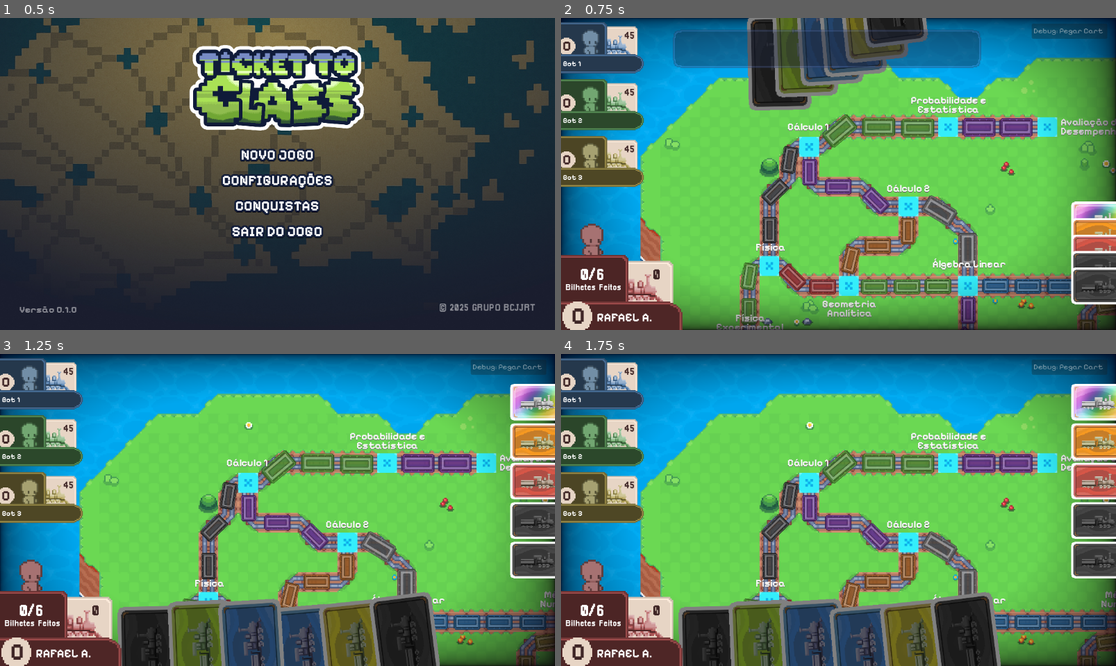
Above: before the commit, frames 1-4 (two rows, left to right).
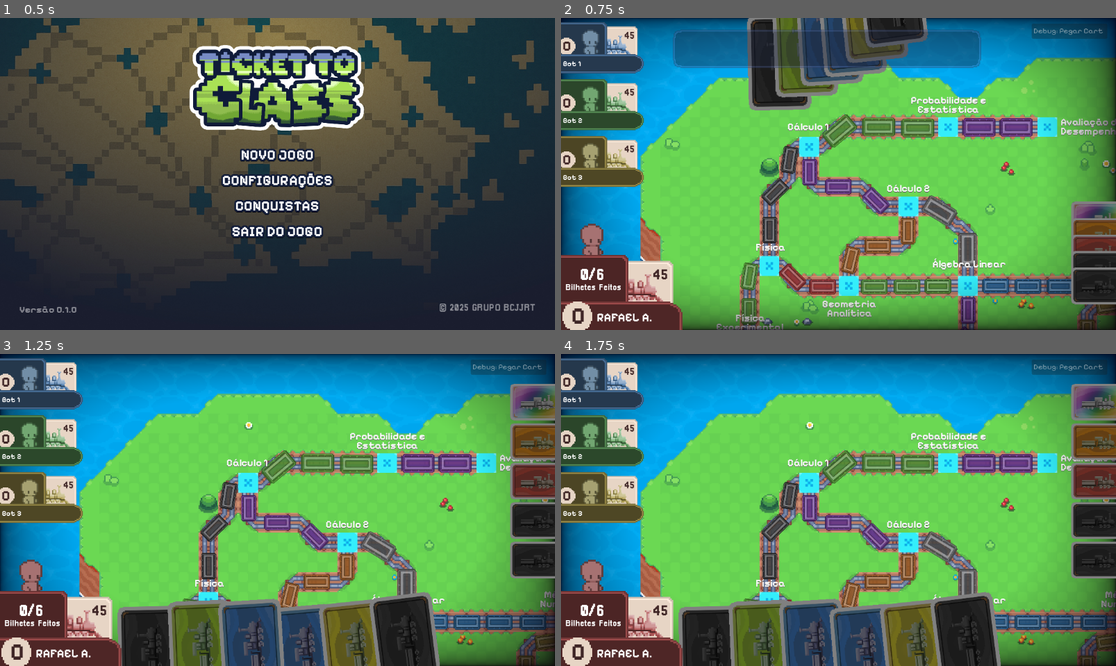
Above: after the commit, the same moments.

Repository: rafaamparo/ticket-to-ride-es2
Game: Godot game, scene res://scenes/main_menu.tscn
Two runs of this game, one before a commit and one after it. Both use one fixed random seed, a clock stepped at 60 frames per second and the inputs below.
Inputs (mouse positions are in pixels of both pictures, inside the frame that each line leads up to):
- Up to frame 1 (0.5 s): no input
- Up to frame 2 (0.75 s): tap Enter at 0.5 s; drag from (838, 155) to (894, 105) at 0.52 s
- Up to frame 3 (1.25 s): no input
- Up to frame 4 (1.75 s): tap Space at 1.25 s; drag from (710, 653) to (866, 653) at 1.27 s

Frame 1 is identical in both runs. In frame 2, 2.6% of the frame differs, in the area x 16-100%, y 58-92%; in frame 3, 4.7%, in the area x 16-100%, y 9-84%; in frame 4, 4.7%.

Commit message:
feat: update scoring logic for capturing routes and enhance card purchase management

Diff:
--- a/game_assets/classes/jogador.gd
+++ b/game_assets/classes/jogador.gd
@@ -91,7 +91,7 @@
 		if trilha.cores_map[trilha.cor_trilha] == 7:
 			trilha.cor_trilha = trilha.cores_map_reverse[cartas_a_serem_usadas[0].card_index]
 		trilha.capturar_trilha()
-		pontos -= num_vagoes_necessarios
+		pontos += num_vagoes_necessarios
 		trens -= num_vagoes_necessarios
 		caminhosCapturados.append(trilha)
 		return true # Capturou uma rota com sucesso
--- a/game_assets/game_scene/object_scenes/jogador_bot_box.gd
+++ b/game_assets/game_scene/object_scenes/jogador_bot_box.gd
@@ -33,8 +33,10 @@
 # Called every frame. 'delta' is the elapsed time since the previous frame.
 func _process(delta: float) -> void:
 	$Nome.text = jogadorSelecionado.nome;
-	$bilhetes.text = str(len(jogadorSelecionado.cartas_destino))
-	$pontos.text = str(jogadorSelecionado.trens)
+	#$bilhetes.text = str(len(jogadorSelecionado.cartas_destino))
+	$pontos.text = str(jogadorSelecionado.pontos)
+	$trens.text = str(jogadorSelecionado.trens)
+
 	if $TexturaFundo:
 		$TexturaFundo.texture = load(cores_dict[jogadorSelecionado.cor]["textura_caixa"])
 	if $Personagem:
--- a/game_assets/game_scene/object_scenes/jogador_bot_box.tscn
+++ b/game_assets/game_scene/object_scenes/jogador_bot_box.tscn
@@ -48,7 +48,7 @@
 "
 metadata/_edit_group_ = true
 
-[node name="bilhetes" type="Label" parent="."]
+[node name="pontos" type="Label" parent="."]
 layout_mode = 2
 offset_left = 3.0
 offset_top = 31.0
@@ -61,7 +61,7 @@
 "
 metadata/_edit_group_ = true
 
-[node name="pontos" type="Label" parent="."]
+[node name="trens" type="Label" parent="."]
 layout_mode = 2
 offset_left = 131.0
 offset_top = 19.0
--- a/game_assets/game_scene/object_scripts/cartas_mao_jogador.gd
+++ b/game_assets/game_scene/object_scripts/cartas_mao_jogador.gd
@@ -215,7 +215,8 @@
 					if trilha_detectada.cores_map[trilha_detectada.cor_trilha] == 7:
 						trilha_detectada.cor_trilha = trilha_detectada.cores_map_reverse[actual_card_being_dragged.card_index]
 					trilha_detectada.capturar_trilha()
-					jogador_principal.pontos -= num_vagoes_necessarios
+					jogador_principal.pontos += num_vagoes_necessarios
+					jogador_principal.trens -= num_vagoes_necessarios
 
 					cardBeingDragged = null
 					gerenciadorDeTrilhosRef.unhighlight_all_trilhas()
@@ -339,6 +340,7 @@
 func _process(_delta: float) -> void:
 	if not jogador_principal: return
 	$"../GUI/Jogador Principal/pontos".text = str(jogador_principal.pontos)
+	$"../GUI/Jogador Principal/trens".text = str(jogador_principal.trens)
 
 	if gerenciadorDeFluxoDeJogo.pausar_jogador_principal:
 		for carta in jogador_principal.cartas:
--- a/project.godot
+++ b/project.godot
@@ -15,10 +15,6 @@
 config/features=PackedStringArray("4.3", "Forward Plus")
 config/icon="res://icon.svg"
 
-[display]
-
-window/size/resizable=false
-
 [input]
 
 MouseWheelDown={
--- a/scenes/game_scene.tscn
+++ b/scenes/game_scene.tscn
@@ -2001,7 +2001,7 @@
 theme_override_font_sizes/font_size = 18
 text = "Bilhetes Feitos"
 
-[node name="bilhetes" type="Label" parent="GUI/Jogador Principal"]
+[node name="pontos" type="Label" parent="GUI/Jogador Principal"]
 layout_mode = 0
 offset_left = 21.0
 offset_top = 116.0
@@ -2013,7 +2013,7 @@
 text = "0
 "
 
-[node name="pontos" type="Label" parent="GUI/Jogador Principal"]
+[node name="trens" type="Label" parent="GUI/Jogador Principal"]
 layout_mode = 0
 offset_left = 190.0
 offset_top = 47.0
--- a/scripts/gerenciador_comprar_cartas.gd
+++ b/scripts/gerenciador_comprar_cartas.gd
@@ -2,31 +2,77 @@
 
 
 const max_num_cartas_loja = 5
+const max_cartas_para_comprar = 2
+var gerenciadorFluxoDeJogo: GerenciadorDeFluxo = null
 var cartas_da_loja: Array[GameCard] = []
+var cartas_compradas_turno_loja: Array[GameCard] = []
+var cartas_compradas_turno_baralho: Array[GameCard] = []
 
 # Called when the node enters the scene tree for the first time.
 func _ready() -> void:
+	gerenciadorFluxoDeJogo = $"../../GerenciadorDeFluxoJogo";
+	atualizarTurnoLoja()
 	instanciarCartasLoja()
 	pass # Replace with function body.
 
 
 # Called every frame. 'delta' is the elapsed time since the previous frame.
-func _process(delta: float) -> void:
-	pass
+func _process(_delta: float) -> void:
+	for carta in cartas_da_loja:
+		if not verificarSePodeComprarCarta(carta) or gerenciadorFluxoDeJogo.pausar_jogador_principal:
+			# deixe a carta escura
+			carta.modulate = Color(0.5, 0.5, 0.5, 1)
+		else:
+			# deixe a carta normal
+			carta.modulate = Color(1, 1, 1, 1)
 
 func _input(event: InputEvent) -> void:
 	if event is InputEventMouseButton and event.button_index == MOUSE_BUTTON_LEFT:
 		if event.is_released():
 			var carta = raycast_check()
-			if carta:
+			if carta and verificarSePodeComprarCarta(carta) and not gerenciadorFluxoDeJogo.pausar_jogador_principal:
 				print("Clicando em carta, removendo da loja e adicionando no inventário")
 				cartas_da_loja.erase(carta)
 				carta.desconectarDetectoresDeMovimento()
 				$"../LojaCartasContainer".remove_child(carta)
 				$"../../GerenciadorCartasJogador".add_child(carta)
 				$"../../GerenciadorCartasJogador".adicionarCartaNaMao(carta)
+				cartas_compradas_turno_loja.append(carta)
 				carta.conectarDetectoresDeMovimento()
-				calcularPosicaoDasCartas()
+				await calcularPosicaoDasCartas()
+				instanciarCartasLoja()
+
+func comprarCartaDaLoja(jogadorSelecionado: Jogador, cartaSelecionada: GameCard) -> void:
+	if cartas_da_loja.size() == 0:
+		print("Não há cartas na loja para comprar")
+		return
+
+	if not is_instance_valid(cartaSelecionada):
+		print("Carta selecionada não é válida")
+		return
+
+	if not is_instance_valid(jogadorSelecionado):
+		print("Jogador selecionado não é válido")
+		return
+
+	if cartas_da_loja.has(cartaSelecionada):
+		print("Removendo carta da loja e adicionando no inventário do jogador")
+		cartas_da_loja.erase(cartaSelecionada)
+		cartaSelecionada.desconectarDetectoresDeMovimento()
+		var tween = create_tween()
+		tween.set_ease(Tween.EASE_IN_OUT)
+		tween.tween_property(cartaSelecionada, "position", Vector2(-100, 0), 0.4)
+		await tween.finished
+		$"../LojaCartasContainer".remove_child(cartaSelecionada)
+		jogadorSelecionado.adicionarCartaNaMao(cartaSelecionada)
+		cartas_compradas_turno_loja.append(cartaSelecionada)
+		await calcularPosicaoDasCartas()
+		instanciarCartasLoja()
+	else:
+		print("Carta selecionada não está na loja")
+
+
+
 
 
 func adicionarCartaAleatoriaNaLoja(inFor: bool = false) -> void:
@@ -55,6 +101,7 @@
 	var centro_tela_x = get_viewport().size.x / 2
 	var area_mao_y = get_viewport().size.y - 50
 
+	var tweens_list = []
 	for i in range(cartas_da_loja.size()):
 		var cartaParaAtualizar = cartas_da_loja[i]
 
@@ -62,10 +109,51 @@
 		var nova_posicao =Vector2(viewport_width-35, i*82+100)
 
 		var tween = get_tree().create_tween().set_parallel(true)
+		tweens_list.append(tween)
 		tween.set_ease(Tween.EASE_IN_OUT)
 		tween.tween_property(cartaParaAtualizar, "position", nova_posicao, 0.4)
 		tween.tween_property(cartaParaAtualizar, "rotation_degrees", 90, 0.4)
 		tween.tween_property(cartaParaAtualizar, "scale", Vector2(0.5,0.5), 0.4)
+
+	for tween in tweens_list:
+		await tween.finished
+	# After all tweens are finished, we can safely return
+	return
+
+
+func atualizarTurnoLoja() -> void:
+	cartas_compradas_turno_loja.clear()
+	cartas_compradas_turno_baralho.clear()
+
+
+
+func verificarSePodeComprarCarta(carta: GameCard) -> bool:
+	if not is_instance_valid(carta):
+		return false
+
+	if (cartas_compradas_turno_loja.size() + cartas_compradas_turno_baralho.size()) >= max_cartas_para_comprar:
+		print("Já comprou o máximo de cartas da loja neste turno")
+		return false
+
+	# Se carta.card_index == 7 e a soma de (cartas_compradas_turno_loja.size() + cartas_compradas_turno_baralho.size()) >= 1, não pode comprar
+	if carta.card_index == 7 and (cartas_compradas_turno_loja.size() + cartas_compradas_turno_baralho.size()) >= 1:
+		print("Não é possível comprar mais de uma carta de coringa por turno")
+		return false
+
+	# Se o jogador já comprou uma carta de coringa neste turno, não pode comprar outra
+	var cartas_coringa_no_baralho_loja = cartas_compradas_turno_loja.filter(func(carta_do_baralho):
+
+		if not is_instance_valid(carta_do_baralho):
+			return false
+
+		return carta_do_baralho.card_index == 7
+	)
+
+	if cartas_coringa_no_baralho_loja.size() > 0:
+		print("Já comprou uma carta de coringa neste turno")
+		return false
+
+	return true
 
 func raycast_check() -> GameCard:
 
--- a/scripts/gerenciador_de_fluxo_jogo.gd
+++ b/scripts/gerenciador_de_fluxo_jogo.gd
@@ -1,6 +1,7 @@
 class_name GerenciadorDeFluxo extends Node
 
 const qtd_jogadores_bot: int = 3
+var gerenciadorDeComprarCartas: GerenciadorComprarCartas = null
 var textDialog: TextDialog = null
 var lista_jogadores: Array[Jogador] = []
 var jogador_principal: Jogador
@@ -11,6 +12,7 @@
 # Called when the node enters the scene tree for the first time.
 func _ready() -> void:
 	textDialog = $"../GUI/TextDialog"
+	gerenciadorDeComprarCartas = $"../GUI/GerenciadorComprarCartas"
 	# Criar o jogador principal
 	jogador_principal = Jogador.new()
 	jogador_principal.nome = "Rafael A."
@@ -92,6 +94,7 @@
 
 func proximoTurno() -> void:
 	jogador_do_turno += 1
+	gerenciadorDeComprarCartas.atualizarTurnoLoja()
 	if jogador_do_turno >= lista_jogadores.size():
 		jogador_do_turno = 0
 	gerenciadorDeTurno()
--- a/scripts/loja_cartas_container.gd
+++ b/scripts/loja_cartas_container.gd
@@ -1,10 +1,11 @@
 class_name LojaCartasContainer extends VBoxContainer
 
 var isHoveringCard = false;
+var gerenciadorDeComprarCartas: GerenciadorComprarCartas = null
 
 # Called when the node enters the scene tree for the first time.
 func _ready() -> void:
-	pass # Replace with function body.
+	gerenciadorDeComprarCartas = get_node("../GerenciadorComprarCartas") as GerenciadorComprarCartas
 
 func connect_card_signals(card):
 	card.connect("hovered", hovered_on_card)
@@ -24,7 +25,7 @@
 		highlight_card(carta,false)
 
 func highlight_card(card, hovered):
-		if hovered:
+		if hovered and gerenciadorDeComprarCartas.verificarSePodeComprarCarta(card):
 			var tween1 = get_tree().create_tween().set_parallel(true).set_ease(Tween.EASE_IN)
 			tween1.tween_property(card, "scale", Vector2(0.6, 0.6), 0.05)
 			await tween1.finished
